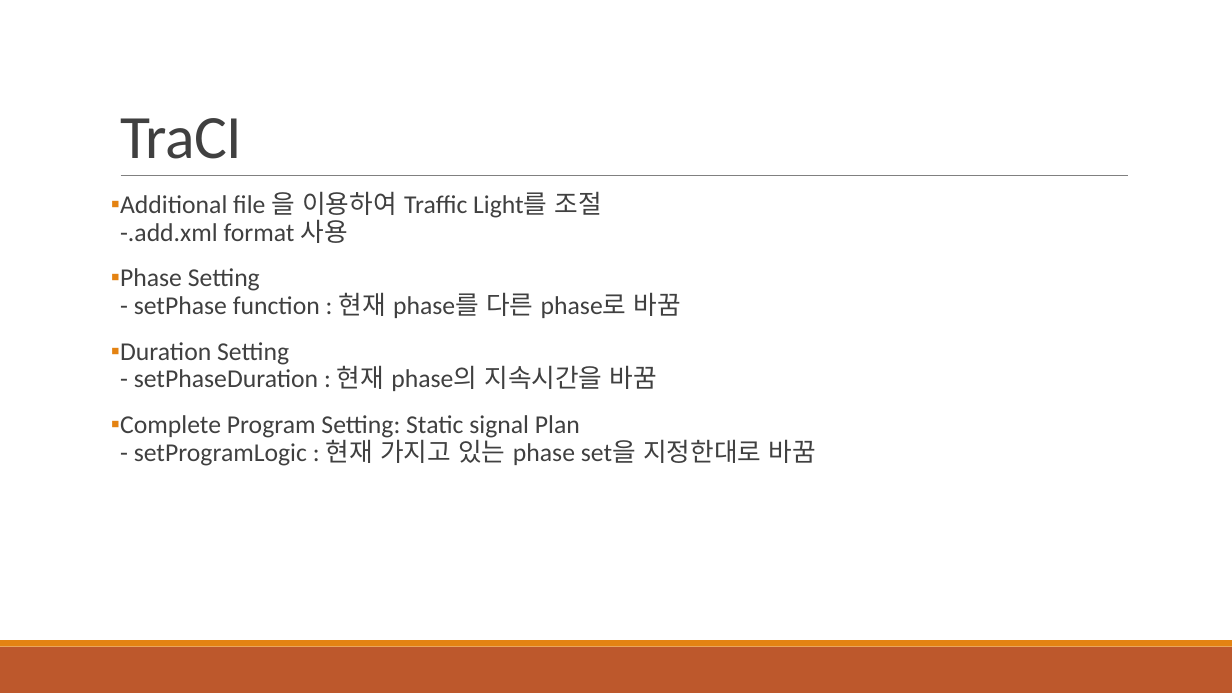
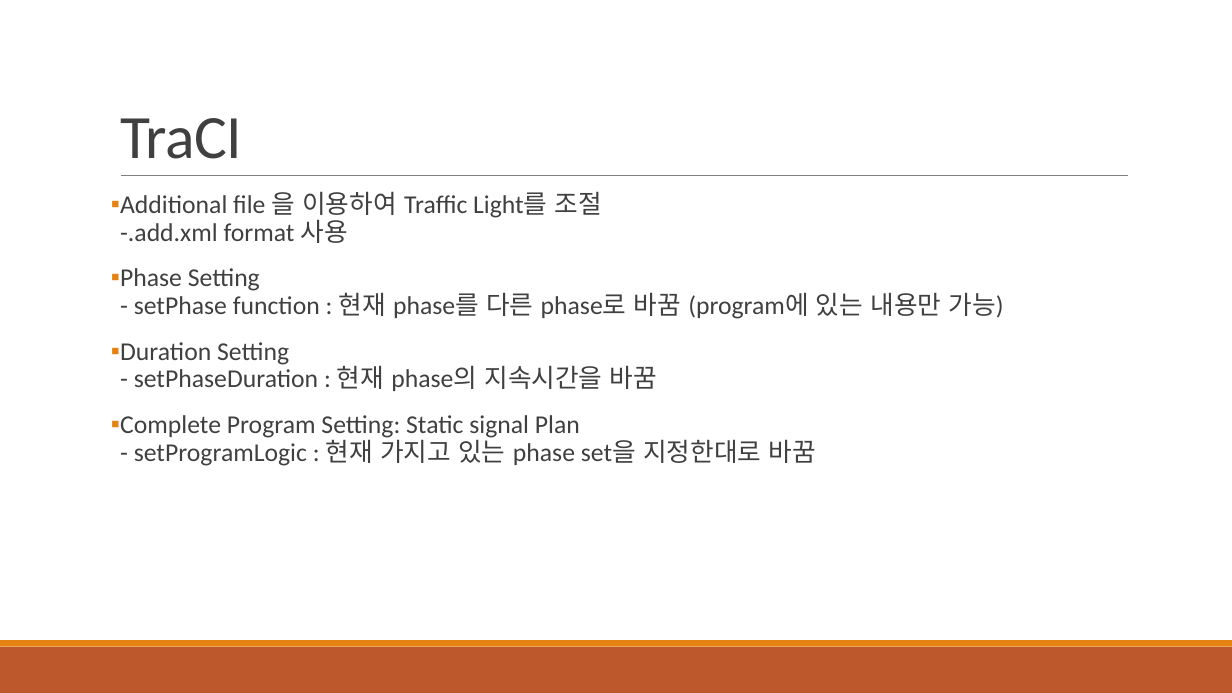
Before and after one commit to 3neutronstar/traffic-optimization_RL, a slide deck: slide 9 of 1st_Seminar(강민수).pptx. Drawn at 1232x693 pixels with LibreOffice and Linux fonts; fonts in the diff are those of the drawing. Boxes give left, top, right and bottom in pixels: in the first picture for what was removed or moved away, otherwise in the second. Text is boxed around its words. In the diff, an @@ line names an element or a change of style, - is before the commit and + after.

```diff
--- a/1st_Seminar(강민수).pptx
+++ b/1st_Seminar(강민수).pptx
@@ text at (120, 268, 1004, 319): text changed @@
-▪ Phase Setting
-  - setPhase function : 현재 phase를 다른 phase로 바꿈
+▪ Phase Setting
+  - setPhase function : 현재 phase를 다른 phase로 바꿈 (program에 있는 내용만 가능)
```
Also in this commit, not shown: 1 other slide changed, 9 other files.
